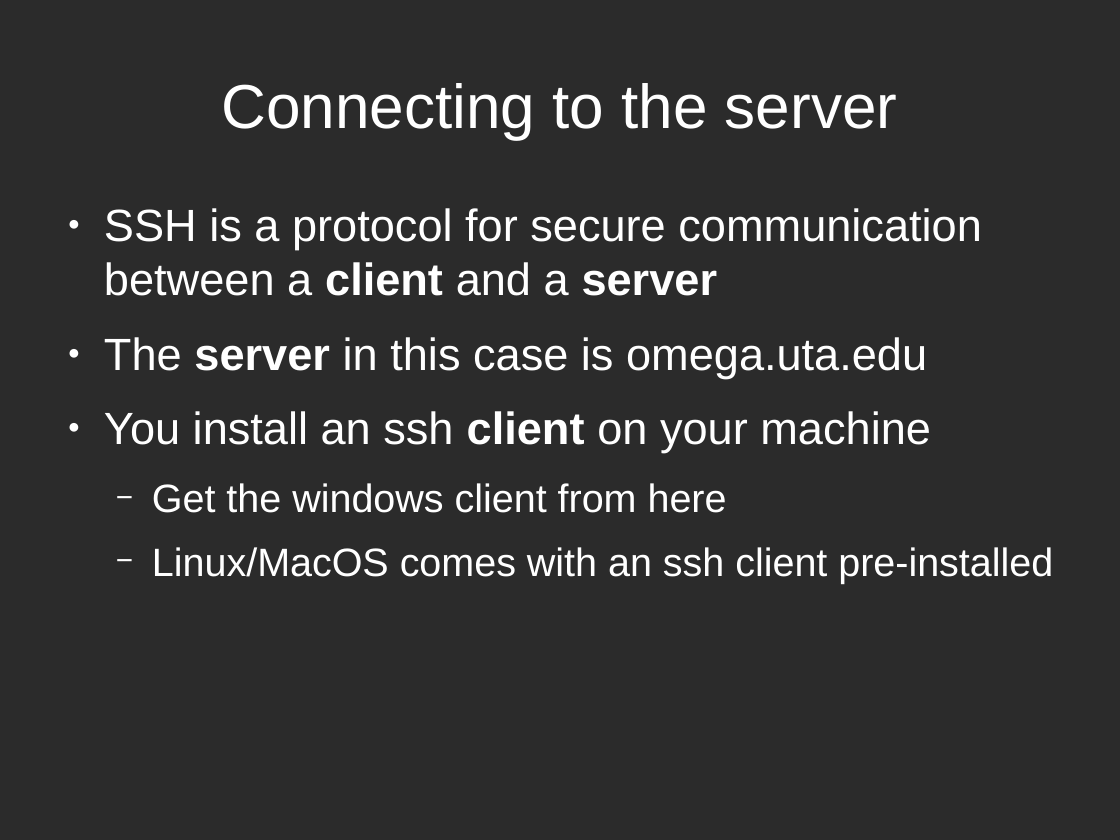
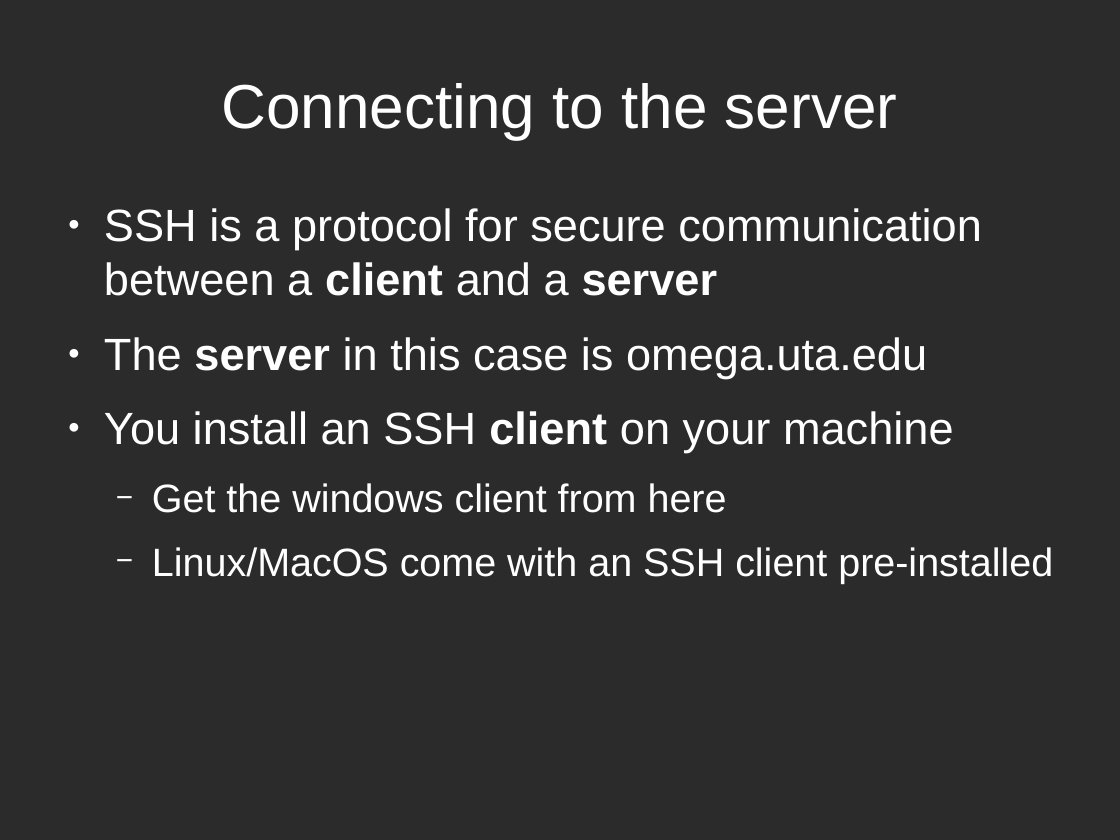
Before and after one commit to LUGatUTA/Presentations-Public, a slide deck: slide 9 of omega_server/uta_omega.odp (slide 8 before the commit). Drawn at 1120x840 pixels with LibreOffice and Linux fonts; fonts in the diff are those of the drawing; background and template pictures are left out; a plain dark background stands for a picture behind light text. Boxes give left, top, right and bottom in pixels: in the first picture for what was removed or moved away, otherwise in the second. Text is boxed around its words. In the diff, an @@ line names an element or a change of style, - is before the commit and + after.

```diff
--- a/omega_server/uta_omega.odp
+++ b/omega_server/uta_omega.odp
@@ text at box(104, 411, 954, 452): text changed @@
-● You install an ssh client on your machine
+● You install an SSH client on your machine
@@ text at box(152, 547, 1053, 584): text changed @@
-  − Linux/MacOS comes with an ssh client pre-installed
+  − Linux/MacOS come with an SSH client pre-installed
```
Also in this commit, not shown: 13 other slides changed, 11 slides added, 9 slides removed, 1 other file.
